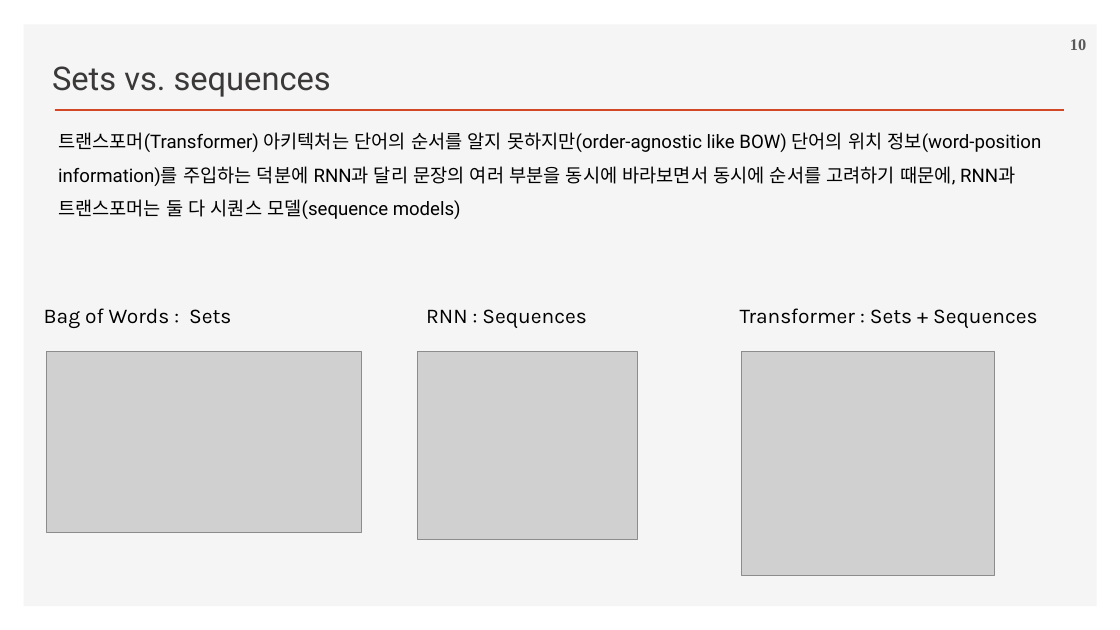
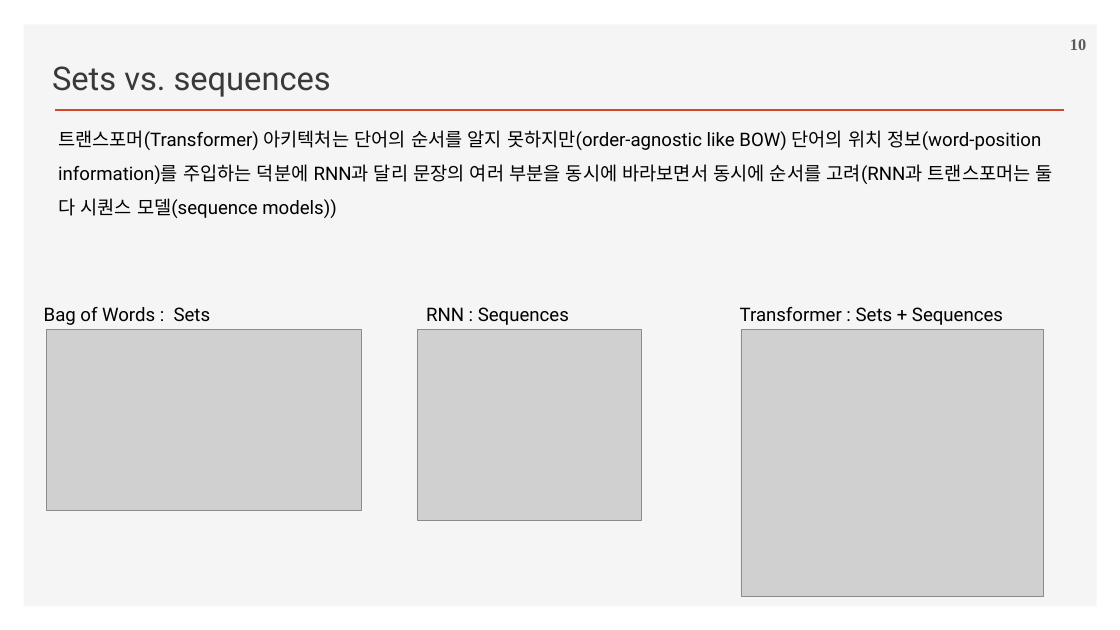
Before and after one commit to ancestor9/2026_Fall_Deep-Learning-with-Python, a slide deck: slide 10 of Chapter 14 Text classification.pptx. Drawn at 1120x630 pixels with LibreOffice and Linux fonts; fonts in the diff are those of the drawing; grey boxes stand for pictures; background and template pictures are left out. Boxes give left, top, right and bottom in pixels: in the first picture for what was removed or moved away, otherwise in the second. Text is boxed around its words. In the diff, an @@ line names an element or a change of style, - is before the commit and + after.

```diff
--- a/Chapter 14 Text classification.pptx
+++ b/Chapter 14 Text classification.pptx
@@ text at (58, 130, 1053, 218): text changed @@
-트랜스포머(Transformer) 아키텍처는 단어의 순서를 알지 못하지만(order-agnostic like BOW) 단어의 위치 정보(word-position information)를 주입하는 덕분에 RNN과 달리 문장의 여러 부분을 동시에 바라보면서 동시에 순서를 고려하기 때문에, RNN과 트랜스포머는 둘 다 시퀀스 모델(sequence models)
+트랜스포머(Transformer) 아키텍처는 단어의 순서를 알지 못하지만(order-agnostic like BOW) 단어의 위치 정보(word-position information)를 주입하는 덕분에 RNN과 달리 문장의 여러 부분을 동시에 바라보면서 동시에 순서를 고려(RNN과 트랜스포머는 둘 다 시퀀스 모델(sequence models))
@@ size 18 to 16 pt, font Karla to Roboto in 3 elements at (44, 307, 211, 325), (740, 307, 1003, 325), (426, 307, 569, 325) @@
@@ picture: place and size @@
-picture at (47, 352, 362, 533)
+picture at (47, 329, 362, 510)
@@ picture: place and size @@
-picture at (418, 352, 637, 539)
+picture at (418, 329, 641, 520)
@@ picture: place and size @@
-picture at (741, 352, 995, 576)
+picture at (741, 329, 1044, 596)
```
Also in this commit, not shown: 5 other slides changed, 1 slide added, 4 slides removed.
